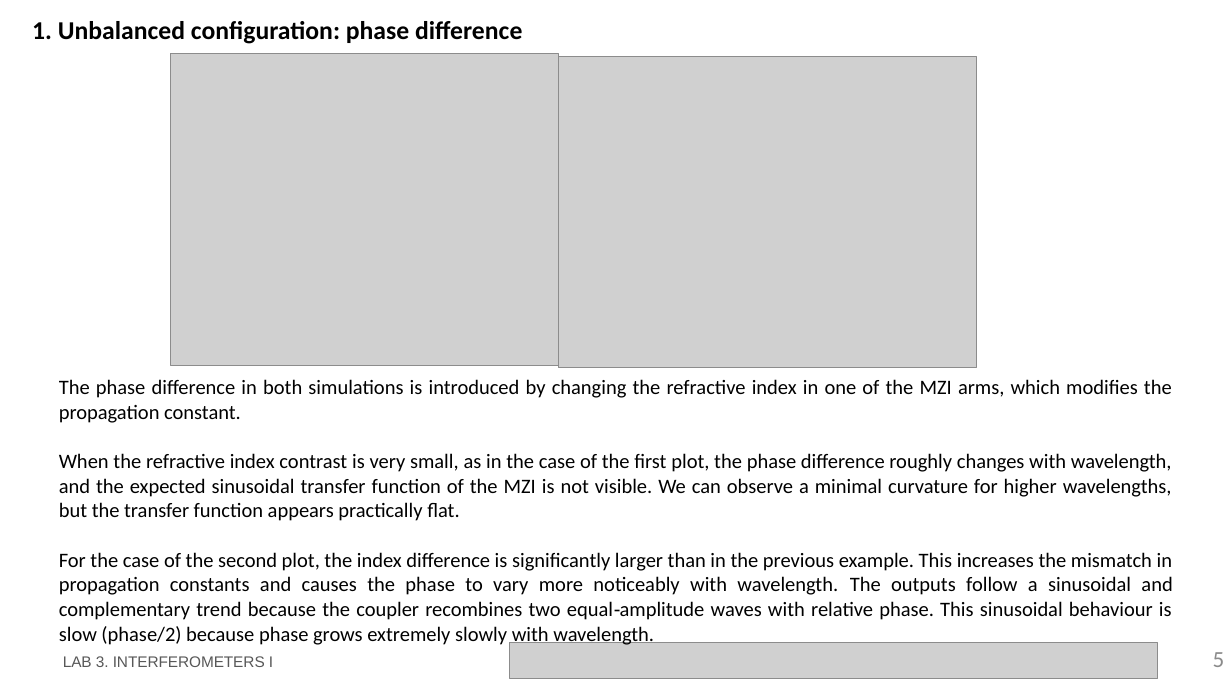
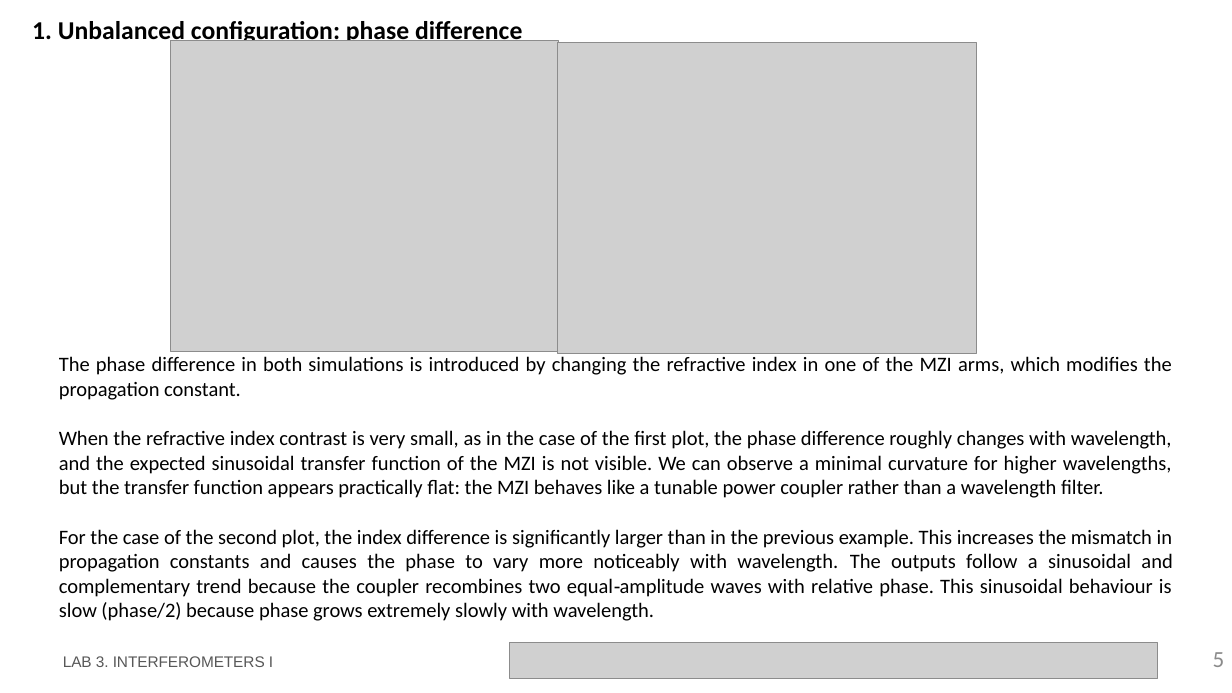
Before and after one commit to mromgar1/pic-upv-lab3, a slide deck: slide 5 of LabBook_3.pptx. Drawn at 1232x693 pixels with LibreOffice and Linux fonts; fonts in the diff are those of the drawing; grey boxes stand for pictures; background and template pictures are left out. Boxes give left, top, right and bottom in pixels: in the first picture for what was removed or moved away, otherwise in the second. Text is boxed around its words. In the diff, an @@ line names an element or a change of style, - is before the commit and + after.

```diff
--- a/LabBook_3.pptx
+++ b/LabBook_3.pptx
@@ picture: place and size @@
-picture at [171,54,559,365]
+picture at [171,41,559,352]
@@ picture: place and size @@
-picture at [558,56,977,368]
+picture at [558,43,977,354]
@@ text "The phase difference in both ...": place and size @@
-text "The phase difference in both ..." at [59,379,1172,646]
+text "The phase difference in both ..." at [59,356,1172,621]
@@ text at [59,430,1172,498]: text changed @@
-When the refractive index contrast is very small, as in the case of the first plot, the phase difference roughly changes with wavelength, and the expected sinusoidal transfer function of the MZI is not visible. We can observe a minimal curvature for higher wavelengths, but the transfer function appears practically flat.
+When the refractive index contrast is very small, as in the case of the first plot, the phase difference roughly changes with wavelength, and the expected sinusoidal transfer function of the MZI is not visible. We can observe a minimal curvature for higher wavelengths, but the transfer function appears practically flat: the MZI behaves like a tunable power coupler rather than a wavelength filter.
```
Also in this commit, not shown: 1 other slide changed, 2 slides added, 1 other file.
